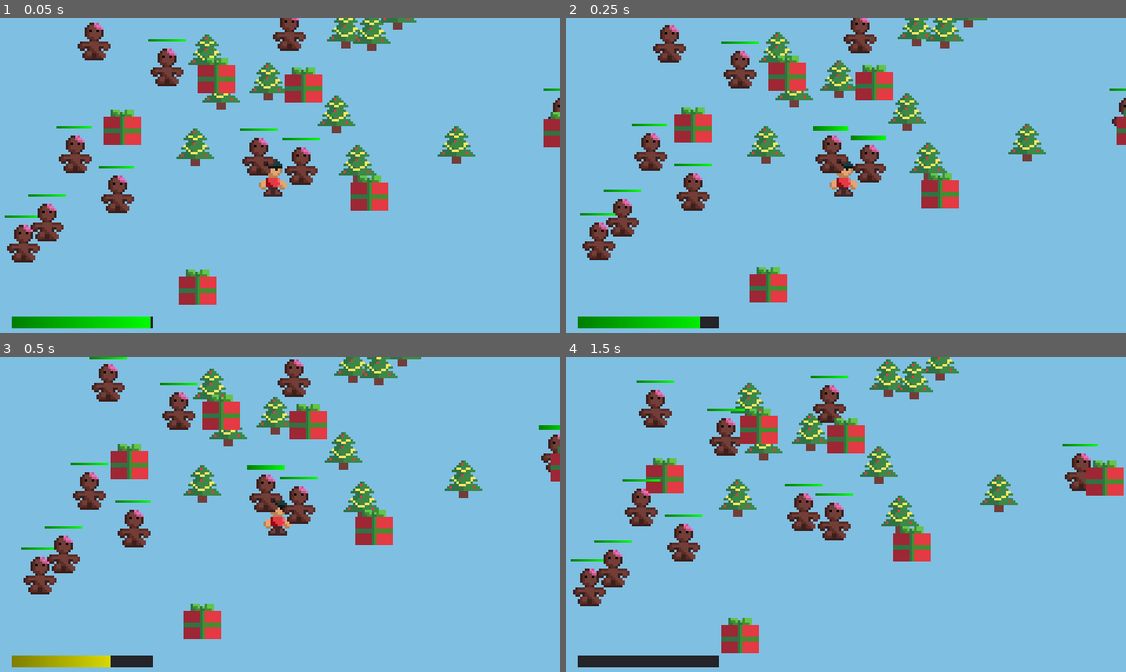
Above: before the commit, frames 1-4 (two rows, left to right).
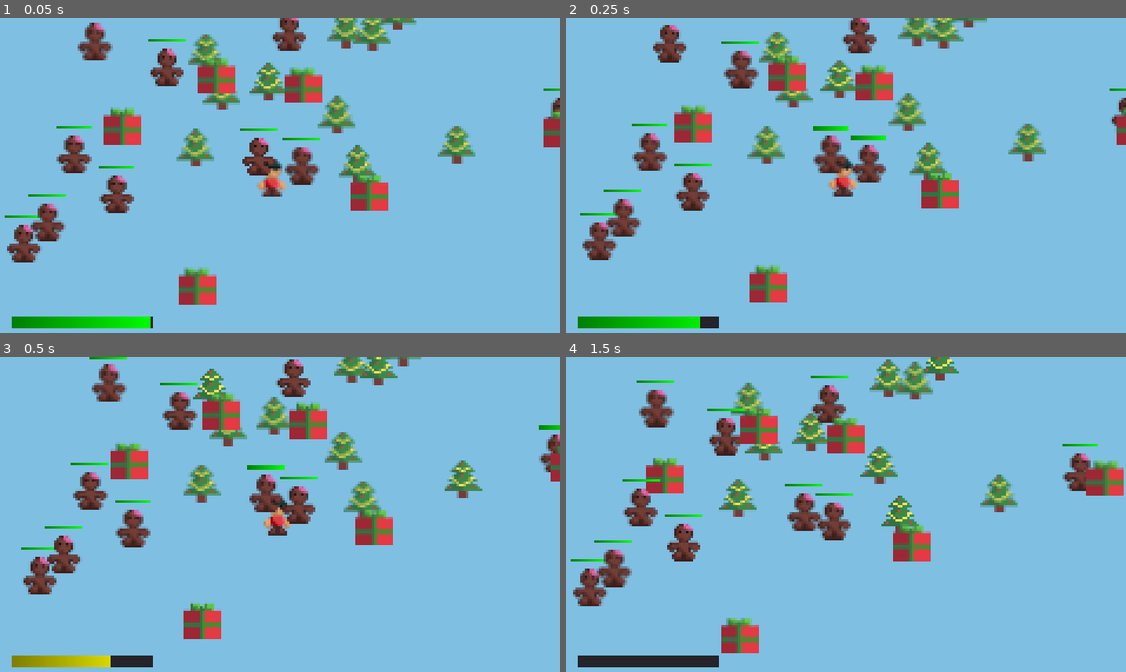
Above: after the commit, the same moments.

Repository: cznrhubarb/feliz-navidead
Game: Godot game, scene res://scn/TestScene.tscn
Two runs of this game, one before a commit and one after it. Both use one fixed random seed, a clock stepped at 60 frames per second and the inputs below.
Inputs (mouse positions are in pixels of both pictures, inside the frame that each line leads up to):
- Up to frame 1 (0.05 s): no input
- Up to frame 2 (0.25 s): no input
- Up to frame 3 (0.5 s): no input
- Up to frame 4 (1.5 s): move the mouse to (969, 498) at 0.52 s; press the mouse at (969, 498) at 0.53 s; hold D (move_right) 0.53-1.28 s; move the mouse to (728, 530) at 1.27 s; release the mouse at (728, 530) at 1.28 s; hold S (move_down) from 1.28 s (still down); click (728, 530) at 1.35 s

The runs differ from the first frame. In frame 1, 5.0% of the frame differs, in the area x 1-100%, y 0-92%; in frame 2, 5.4%, in the area x 2-100%, y 0-91%; in frame 3, 4.3%; in frame 4, 4.6%.
Error in both runs: Invalid get index 'position' (on base: 'previously freed instance'). (res://src/GingerBreadMan.gd:18)

Commit message:
Dialog box changes for gifts.

Diff:
--- a/UI/GameHud.tscn
+++ b/UI/GameHud.tscn
@@ -8,6 +8,13 @@
 
 [sub_resource type="DynamicFont" id=2]
 size = 10
+
+[sub_resource type="DynamicFontData" id=5]
+font_path = "res://UI/fonts/ShareTechMono-Regular.ttf"
+
+[sub_resource type="DynamicFont" id=6]
+size = 10
+font_data = SubResource( 5 )
 
 [sub_resource type="DynamicFontData" id=3]
 font_path = "res://UI/fonts/BerkshireSwash-Regular.ttf"
@@ -27,56 +34,53 @@
 rect_pivot_offset = Vector2( 30, 2.5 )
 custom_styles/panel = SubResource( 1 )
 
-[node name="GiftDialog" type="Panel" parent="."]
+[node name="GiftDialog" type="Container" parent="."]
 visible = false
+script = ExtResource( 2 )
+
+[node name="Panel" type="Panel" parent="GiftDialog"]
 margin_left = 10.6028
 margin_top = 8.0
 margin_right = 228.603
 margin_bottom = 128.0
-script = ExtResource( 2 )
 
 [node name="WeaponText" type="RichTextLabel" parent="GiftDialog"]
-margin_left = 6.0
-margin_top = 21.0
-margin_right = 90.0
-margin_bottom = 90.0
+margin_left = 16.6028
+margin_top = 29.0
+margin_right = 100.603
+margin_bottom = 98.0
 custom_fonts/normal_font = SubResource( 2 )
 text = "Shoot 32.4 cookies a second"
 
 [node name="CurseText" type="RichTextLabel" parent="GiftDialog"]
-margin_left = 127.0
-margin_top = 22.0
-margin_right = 211.0
-margin_bottom = 89.0
+margin_left = 134.794
+margin_top = 30.0
+margin_right = 226.794
+margin_bottom = 100.0
+custom_fonts/normal_font = SubResource( 6 )
+text = "Some time in the next month, you will step on a lego barefoot in real life."
+scroll_active = false
 
 [node name="Title" type="RichTextLabel" parent="GiftDialog"]
-margin_left = 42.1049
-margin_top = 1.01392
-margin_right = 183.105
-margin_bottom = 19.0139
+margin_left = 52.7077
+margin_top = 9.01392
+margin_right = 193.708
+margin_bottom = 27.0139
 custom_fonts/normal_font = SubResource( 4 )
 text = "Will you open the gift?"
 scroll_active = false
 
 [node name="Open" type="Button" parent="GiftDialog"]
-margin_left = 33.2891
-margin_top = 96.0
-margin_right = 94.2891
-margin_bottom = 116.0
+margin_left = 90.3662
+margin_top = 104.397
+margin_right = 151.366
+margin_bottom = 124.397
 text = "Open It"
 
-[node name="NoThanks" type="Button" parent="GiftDialog"]
-margin_left = 116.686
-margin_top = 94.6167
-margin_right = 194.686
-margin_bottom = 114.617
-text = "No Thanks"
-
 [node name="BigButs" type="RichTextLabel" parent="GiftDialog"]
-margin_left = 98.4914
-margin_top = 48.1081
-margin_right = 131.491
-margin_bottom = 67.1081
+margin_left = 109.094
+margin_top = 56.1081
+margin_right = 142.094
+margin_bottom = 75.1081
 text = "but"
 [connection signal="pressed" from="GiftDialog/Open" to="GiftDialog" method="_on_Open_pressed"]
-[connection signal="pressed" from="GiftDialog/NoThanks" to="GiftDialog" method="_on_NoThanks_pressed"]
--- a/UI/GiftDialog.gd
+++ b/UI/GiftDialog.gd
@@ -1,16 +1,15 @@
-extends Panel
+extends Container
 
 var weapon
 var curse
+var gift
+
+func _ready():
+	find_node("Panel").modulate.a = 0.6
 
 func _on_Open_pressed():
-	var tree = get_tree()
-	var child = tree.get_root().find_node("Child", true, false)
+	var child = get_tree().get_root().find_node("Child", true, false)
 	child.add_weapon(weapon)
 	child.add_curse(curse)
+	gift.queue_free()
 	visible = false
-	get_tree().paused = false
-
-func _on_NoThanks_pressed():
-	visible = false
-	get_tree().paused = false
--- a/project.godot
+++ b/project.godot
@@ -66,6 +66,5 @@
 
 [rendering]
 
-quality/2d/use_pixel_snap=true
 environment/default_clear_color=Color( 0.501961, 0.752941, 0.890196, 1 )
 environment/default_environment="res://default_env.tres"
--- a/src/Child.gd
+++ b/src/Child.gd
@@ -7,10 +7,12 @@
 var hp_bar
 var health = 100
 var weapons
+var dialog
 
 func _ready():
 	game_hud = get_node("../../GameHud")
 	hp_bar = get_node("../../GameHud/HP_Bar")
+	dialog = get_tree().get_root().find_node("GiftDialog", true, false)
 	print(hp_bar.name)
 	randomize()
 	weapons = []
@@ -49,11 +51,12 @@
 	return (get_global_mouse_position() - position).normalized()
 
 func shoot(direction, auto):
-	for weapon in weapons:
-		var bullet = weapon.shoot(direction, auto)
-		if bullet:
-			bullet.position = position
-			get_parent().add_child(bullet)
+	if not dialog.visible:
+		for weapon in weapons:
+			var bullet = weapon.shoot(direction, auto)
+			if bullet:
+				bullet.position = position
+				get_parent().add_child(bullet)
 
 func take_damage(value):
 	health -= value
--- a/src/Gift.gd
+++ b/src/Gift.gd
@@ -3,19 +3,23 @@
 
 var weapon
 var curse
+var last_collision
+var dialog
 
 func _ready():
+	dialog = get_tree().get_root().find_node("GiftDialog", true, false)
 	weapon = Factory.make_weapon()
 	curse = null
 
 func _physics_process(delta):
 	var collision_info = move_and_collide(Vector2())
 	if collision_info:
-		var tree = get_tree()
-		var dialog = tree.get_root().find_node("GiftDialog", true, false)
-		dialog.weapon = weapon
-		dialog.curse = curse
-		dialog.visible = true
-		tree.paused = true
-
-		queue_free()
+		if not last_collision:
+			last_collision = collision_info
+			dialog.weapon = weapon
+			dialog.curse = curse
+			dialog.gift = self
+			dialog.visible = true
+	elif last_collision:
+		last_collision = null
+		dialog.visible = false
Not shown: 1 places in UI/GameHud.tscn that only renumber resources
